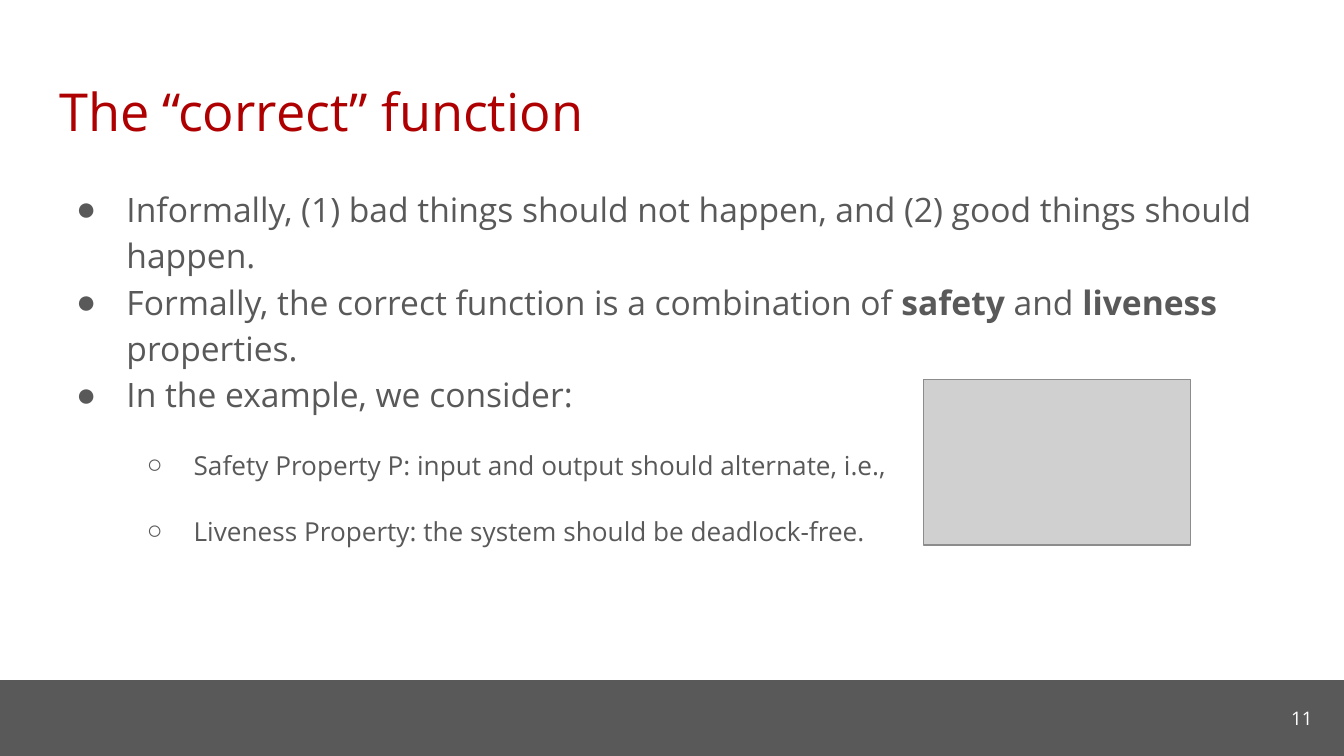
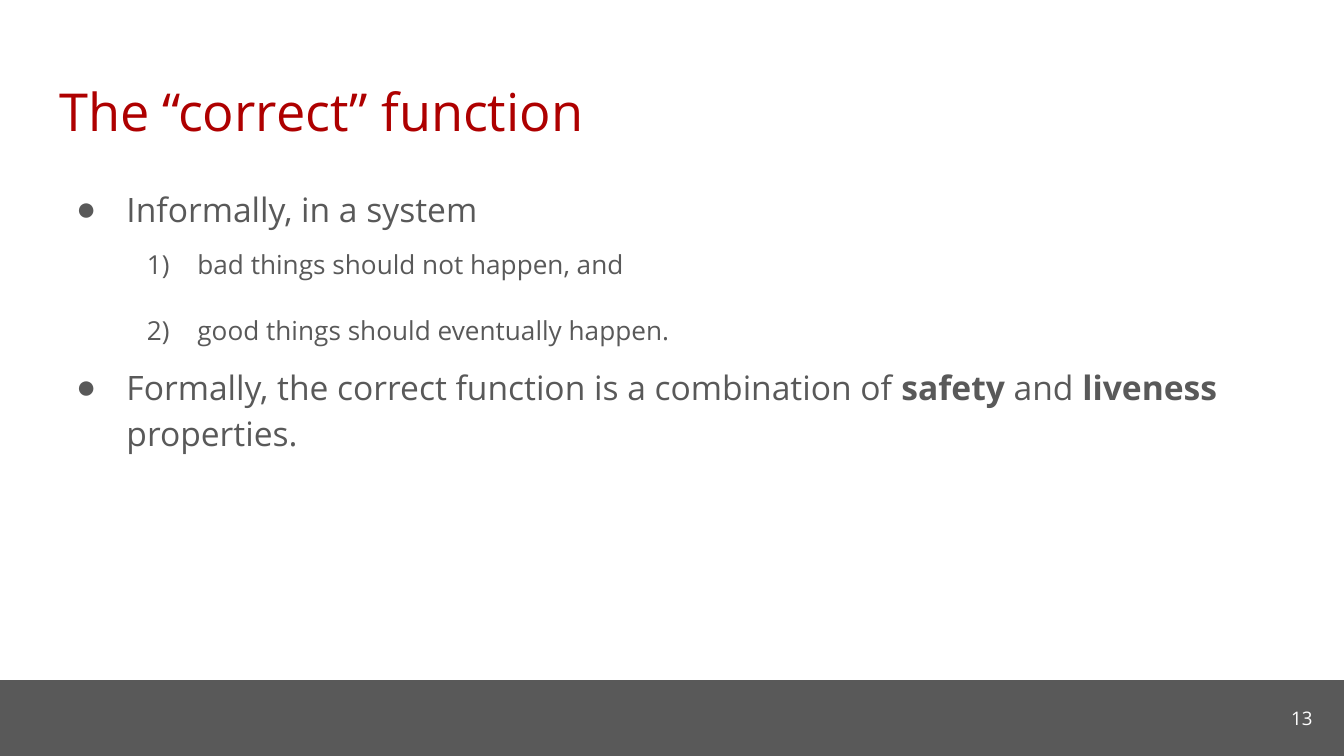
Before and after one commit to cmu-soda/Robustness, a slide deck: slide 13 of Robustness.pptx (slide 11 before the commit). Drawn at 1344x756 pixels with LibreOffice and Linux fonts; fonts in the diff are those of the drawing; grey boxes stand for pictures; background and template pictures are left out. Boxes give left, top, right and bottom in pixels: in the first picture for what was removed or moved away, otherwise in the second. Text is boxed around its words. In the diff, an @@ line names an element or a change of style, - is before the commit and + after.

```diff
--- a/Robustness.pptx
+++ b/Robustness.pptx
@@ text at (x1=126, y1=196, x2=669, y2=347): text changed; size 18 to 14 pt @@
-● Informally, (1) bad things should not happen, and (2) good things should happen.
+● Informally, in a system
+  1) bad things should not happen, and
+  2) good things should eventually happen.
@@ text at (x1=126, y1=381, x2=886, y2=548): paragraphs removed @@
-● In the example, we consider:
-  ○ Safety Property P: input and output should alternate, i.e.,
-  ○ Liveness Property: the system should be deadlock-free.
@@ picture removed at (x1=923, y1=380, x2=1191, y2=546) @@
@@ page number at (x1=1291, y1=711, x2=1312, y2=725): text changed @@
-11
+13
```
Also in this commit, not shown: 9 other slides changed, 12 slides added.
